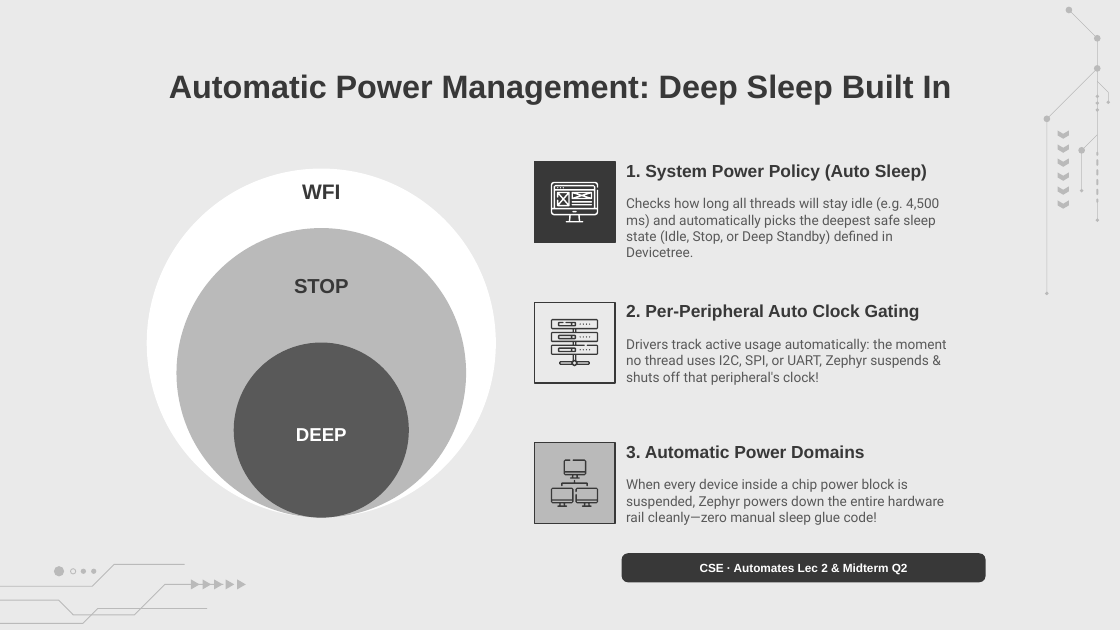
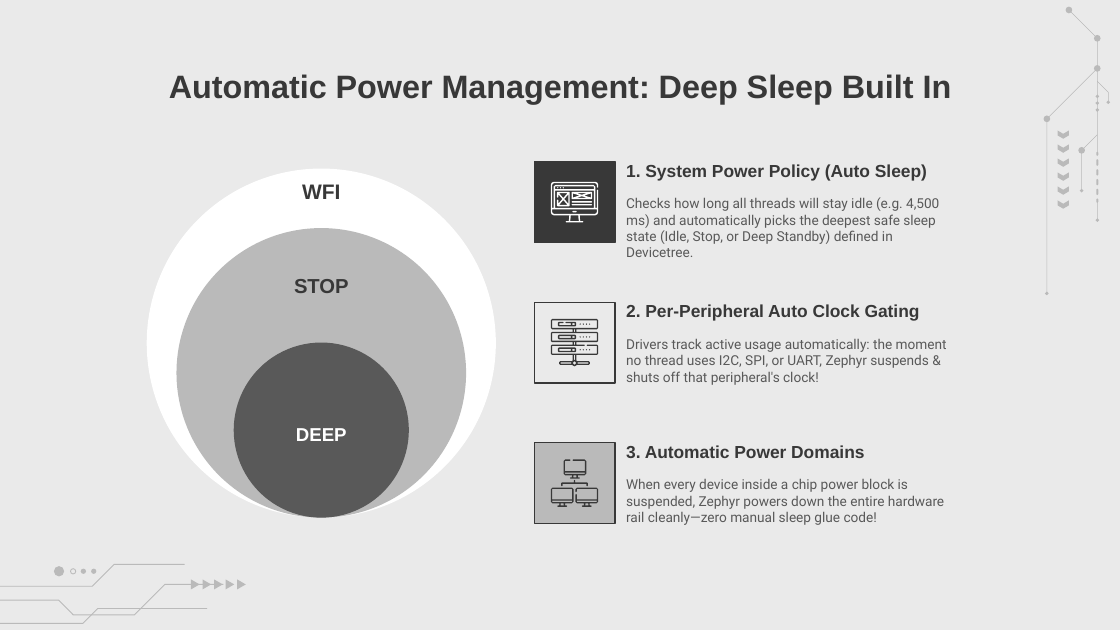
Before and after one commit to amrsaeedcse/zephyr-vs-freertos-presentation, a slide deck: slide 27 of Zephyr_RTOS_vs_FreeRTOS.pptx. Drawn at 1120x630 pixels with LibreOffice and Linux fonts; fonts in the diff are those of the drawing; background and template pictures are left out. Boxes give left, top, right and bottom in pixels: in the first picture for what was removed or moved away, otherwise in the second. Text is boxed around its words. In the diff, an @@ line names an element or a change of style, - is before the commit and + after.

```diff
--- a/Zephyr_RTOS_vs_FreeRTOS.pptx
+++ b/Zephyr_RTOS_vs_FreeRTOS.pptx
@@ rounded rectangle removed at (622,553,986,582) @@
-CSE · Automates Lec 2 & Midterm Q2
```
Also in this commit, not shown: 11 other slides changed, 2 other files.
